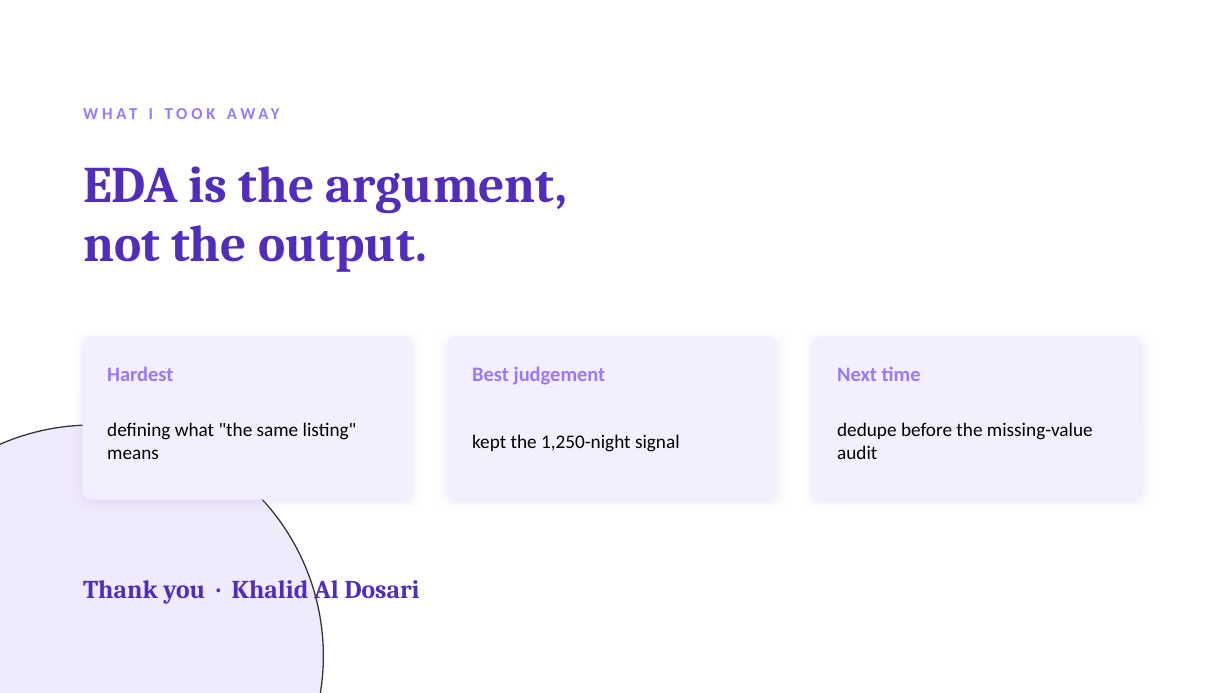
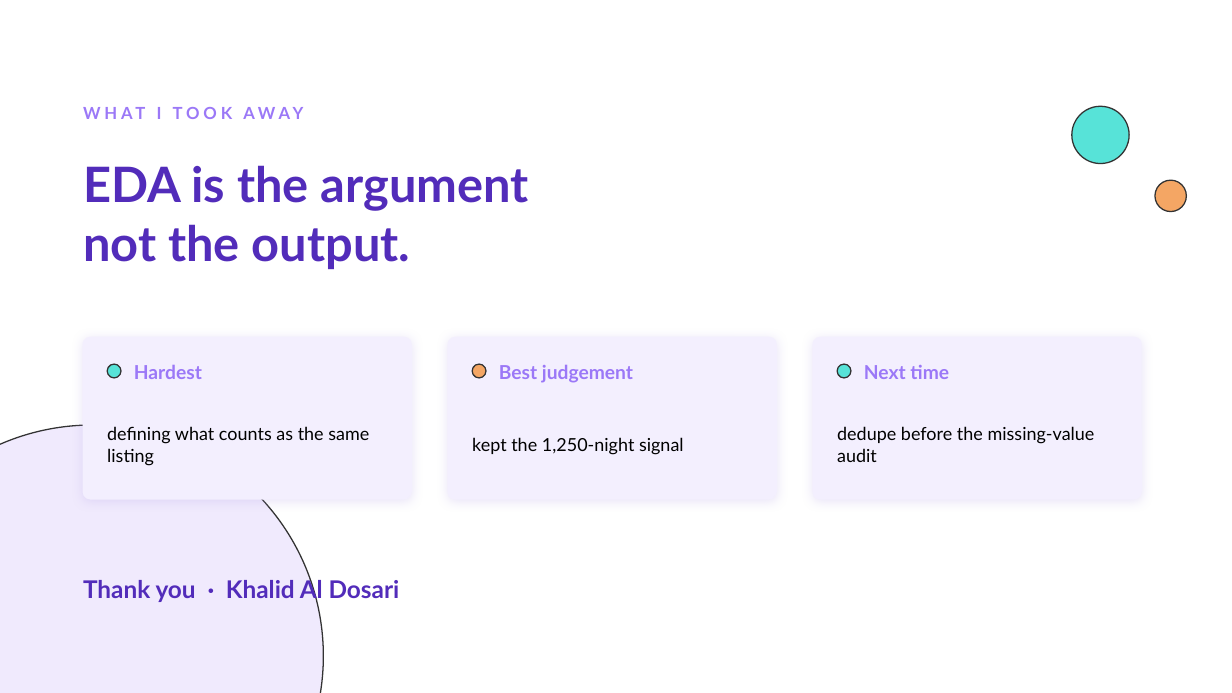
Before and after one commit to khaliddosari/Tuwaiq-Bootcamp, a slide deck: slide 13 of eda week 3/Khalid Al Dosari - EDA Project Presentation.pptx. Drawn at 1232x693 pixels with LibreOffice and Linux fonts; fonts in the diff are those of the drawing. Boxes give left, top, right and bottom in pixels: in the first picture for what was removed or moved away, otherwise in the second. Text is boxed around its words. In the diff, an @@ line names an element or a change of style, - is before the commit and + after.

```diff
--- a/eda week 3/Khalid Al Dosari - EDA Project Presentation.pptx
+++ b/eda week 3/Khalid Al Dosari - EDA Project Presentation.pptx
@@ text "WHAT I TOOK AWAY" at [157,107,303,119]: font Calibri to Lato @@
@@ ellipse added at [1072,106,1129,164], fill #57E3D8, outline #333333 1 pt @@
@@ text at [83,165,529,211]: text changed; size 40 to 38 pt; font Cambria to Lato @@
-EDA is the argument,
+EDA is the argument
@@ ellipse added at [1155,180,1187,212], fill #F4A664, outline #333333 1 pt @@
@@ text at [83,224,411,269]: size 40 to 38 pt, font Cambria to Lato in "not the output." @@
@@ text "Hardest": place and size @@
-text "Hardest" at [107,366,173,381]
+text "Hardest" at [134,365,202,379]
@@ size 16 to 15 pt, font Calibri to Lato in 3 elements at [864,365,949,379], [134,365,202,379], [499,365,633,383] @@
@@ text "Best judgement": place and size @@
-text "Best judgement" at [472,366,606,385]
+text "Best judgement" at [499,365,633,383]
@@ text "Next time": place and size @@
-text "Next time" at [837,367,921,381]
+text "Next time" at [864,365,949,379]
@@ ellipse added at [107,364,121,378], fill #57E3D8, outline #333333 1 pt @@
@@ ellipse added at [472,364,486,378], fill #F4A664, outline #333333 1 pt @@
@@ ellipse added at [837,364,851,378], fill #57E3D8, outline #333333 1 pt @@
@@ text "kept the 1,250-night signal" at [472,437,684,455]: size 15 to 14 pt, font Calibri to Lato @@
@@ text "dedupe before the missing-value audit" at [837,426,1095,462]: size 15 to 14 pt, font Calibri to Lato @@
@@ text at [107,426,369,466]: text changed; size 15 to 14 pt; font Calibri to Lato @@
-defining what "the same listing" means
+defining what counts as the same listing
@@ text "Thank you · Khalid Al ..." at [83,576,400,603]: size 20 to 19 pt, font Cambria to Lato @@
```
Also in this commit, not shown: 12 other slides changed.
